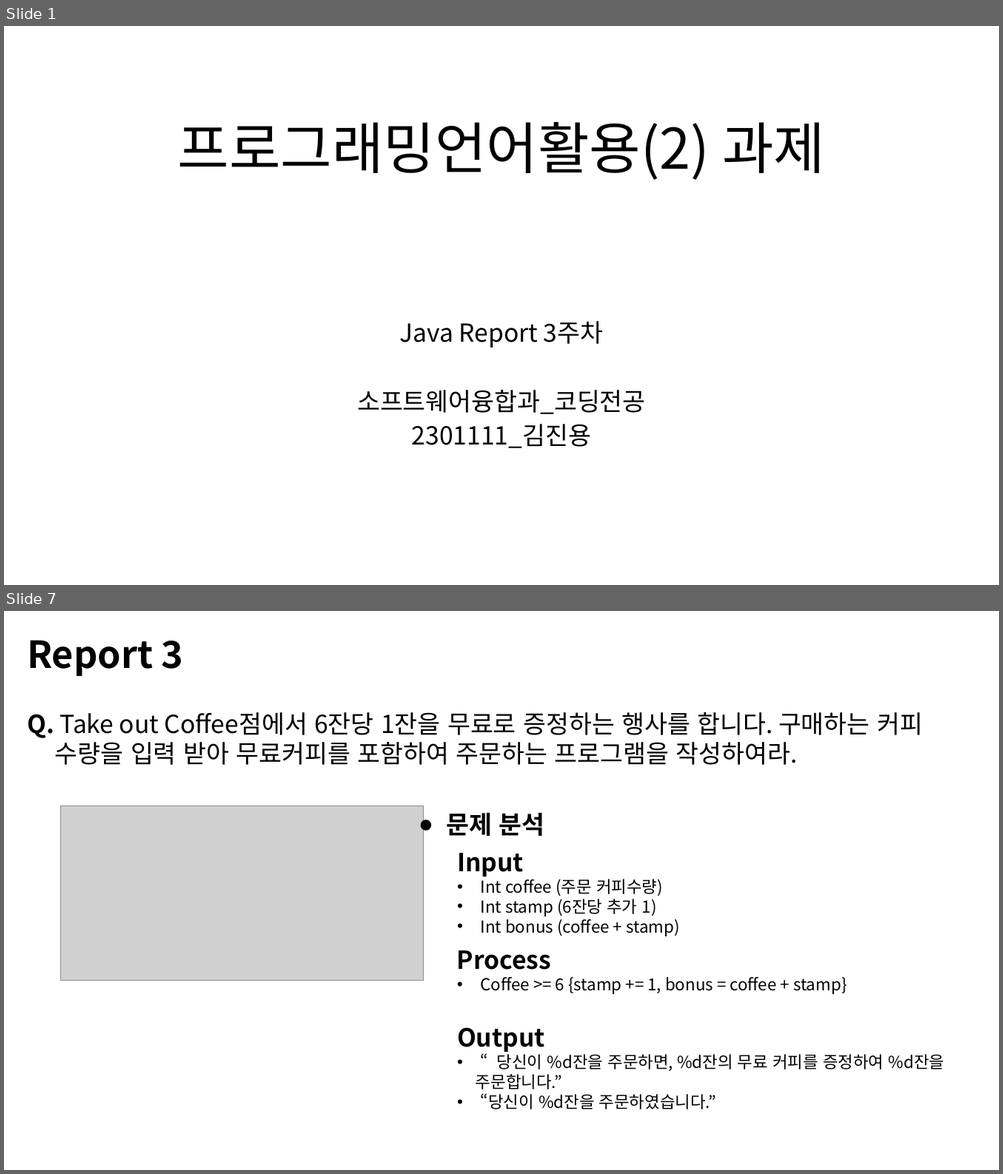
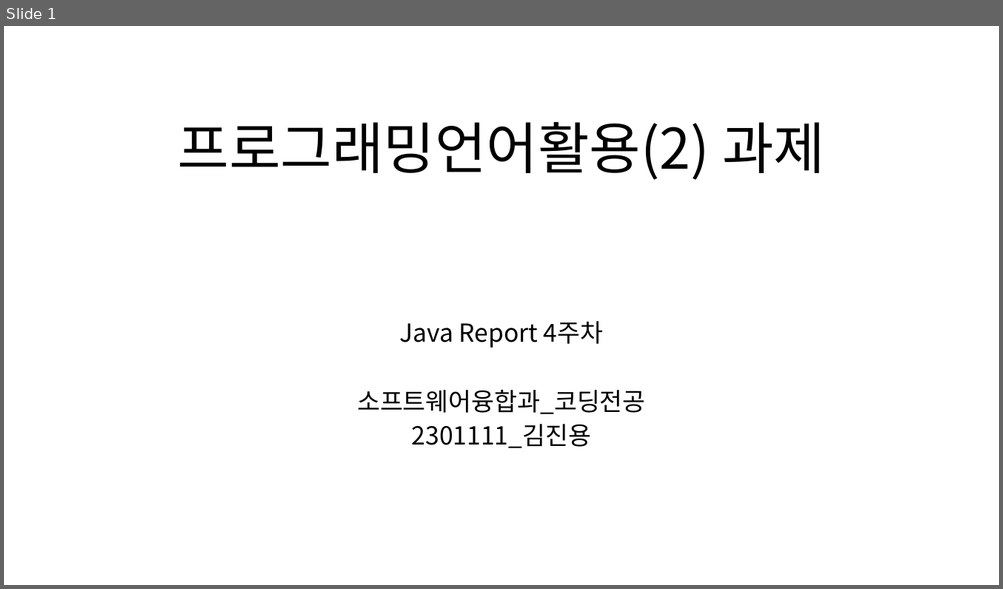
Before and after one commit to MDR-Evan/KBU-ProgrammingLanguageUtilization2, a slide deck: KBU Java 2/Report/R_Week4/4차-김진용-2301111.pptx. Shown one above the other, each under a label of ours: slides 1 and 7 before the commit, slide 1 after it; the slides between them are not shown. The pictures are 1003x1174 and 1003x589 pixels, drawn with LibreOffice and Linux fonts; fonts in the diff are those of the drawing; grey boxes stand for pictures. Boxes give left, top, right and bottom in pixels: in the first picture for what was removed or moved away, otherwise in the second. Text is boxed around its words. In the diff, an @@ line names an element or a change of style, - is before the commit and + after.

```diff
--- a/KBU Java 2/Report/R_Week4/4차-김진용-2301111.pptx
+++ b/KBU Java 2/Report/R_Week4/4차-김진용-2301111.pptx
@@ slide 7 removed at [4,611,999,1170], background #FFFFFF @@
@@ text removed at [27,640,184,676] @@
-Report 3
@@ text removed at [27,712,922,765] @@
-Q. Take out Coffee점에서 6잔당 1잔을 무료로 증정하는 행사를 합니다. 구매하는 커피
-수량을 입력 받아 무료커피를 포함하여 주문하는 프로그램을 작성하여라.
@@ picture removed at [61,806,424,981] @@
@@ text removed at [447,813,545,836] @@
-● 문제 분석
@@ text removed at [457,853,679,937] @@
-Input
-• Int coffee (주문 커피수량)
-• Int stamp (6잔당 추가 1)
-• Int bonus (coffee + stamp)
@@ text removed at [457,951,846,994] @@
-Process
-• Coffee >= 6 {stamp += 1, bonus = coffee + stamp}
@@ text removed at [457,1028,945,1110] @@
-Output
-• “당신이 %d잔을 주문하면, %d잔의 무료 커피를 증정하여 %d잔을
-주문합니다.”
-• “당신이 %d잔을 주문하였습니다.”
@@ slide 1 changed as well @@
@@ subtitle at [400,321,603,348]: text changed @@
-Java Report 3주차
+Java Report 4주차
```
Also in this commit, not shown: 4 slides added, 6 other slides removed, 1 other file.
